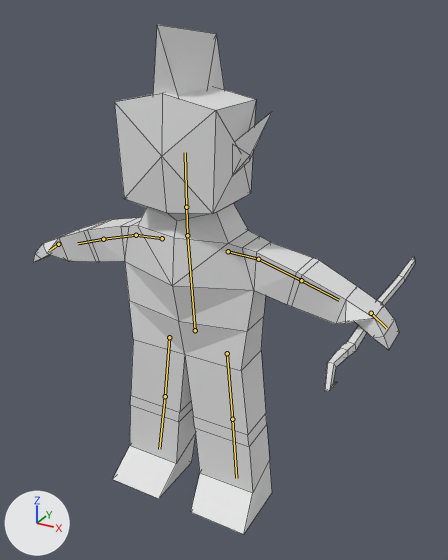
Renders of the Blender file art/model/human_model_0.1.blend from each side of a commit.
One viewpoint serves both versions: a camera (50 mm lens) standing at (3.0, -4.74, 3.06) and looking at (0.14, 0.47, 0.46). Every picture has the same lights, and +X, +Y and +Z are marked at lower left. The bones that bend it are drawn over the model as lines. Mesh edges are drawn as thin lines.

In view in the first picture: 'ear.a', 'hair.a', 'human.mesh', 'staff.a'.
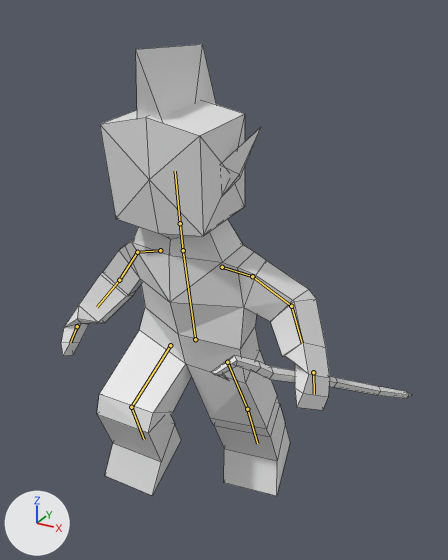
Commit message: walk animation

The newer file adds an action. The first version stands in its rest pose; the second is drawn at frame 5 of the action 'walk'.

Location of each change, [x1, y1, x2, y2] in pixels of the pictures (448 x 560 px):
```json
{"object": "human.mesh", "change": "posed", "before": [33, 86, 399, 534], "after": [61, 100, 330, 496], "on screen": "26% narrower, 12% shorter"}
{"object": "hair.a", "change": "posed", "before": [153, 25, 224, 96], "after": [136, 44, 216, 120]}
{"object": "staff.a", "change": "posed", "before": [325, 256, 415, 391], "after": [211, 355, 413, 399], "on screen": "123% wider, 67% shorter"}
{"object": "ear.a", "change": "posed", "before": [234, 112, 272, 174], "after": [224, 128, 261, 193]}
{"bone": "Center", "before": "(195, 330) to (187, 235)", "after": "(195, 339) to (183, 250)"}
{"bone": "shoulder.r", "before": "(162, 238) to (136, 235)", "after": "(160, 250) to (137, 252)"}
{"bone": "bicep.r", "before": "(136, 235) to (103, 239)", "after": "(137, 252) to (119, 280)"}
{"bone": "forearm.r", "before": "(103, 239) to (78, 243)", "after": "(119, 280) to (97, 307)"}
{"bone": "neck", "before": "(187, 235) to (186, 207)", "after": "(183, 250) to (180, 223)"}
{"bone": "head", "before": "(186, 207) to (185, 152)", "after": "(180, 223) to (175, 171)"}
{"bone": "thigh.r", "before": "(169, 337) to (165, 396)", "after": "(170, 345) to (131, 407)"}
{"bone": "leg.r", "before": "(165, 396) to (159, 449)", "after": "(131, 407) to (144, 439)"}
{"bone": "shoulder.l", "before": "(228, 251) to (258, 259)", "after": "(222, 267) to (252, 276)"}
{"bone": "bicep.l", "before": "(258, 259) to (301, 280)", "after": "(252, 276) to (291, 306)"}
{"bone": "forearm.l", "before": "(301, 280) to (339, 300)", "after": "(291, 306) to (302, 343)"}
{"bone": "thigh.l", "before": "(227, 353) to (232, 419)", "after": "(227, 362) to (247, 409)"}
{"bone": "leg.l", "before": "(232, 419) to (236, 478)", "after": "(247, 409) to (257, 443)"}
```

Scene script edits in JSON lines:
```json
{"block": "bone_center", "where": "bone_center = bpy.data.objects['human.armature'].pose.bones['Center']"}
{"op": "set", "path": "bone_center.location", "old": "(0.0, 0.0, 0.0)", "new": "(0.0, -0.109, 0.011)"}
{"op": "set", "path": "bone_center.rotation_quaternion", "old": "(1.0, 0.0, 0.0, 0.0)", "new": "(0.999, 0.042, -0.003, -0.002)", "note": "degrees (0, 0, 0) -> degrees (5, 0, 0)"}
{"block": "bone_shoulder_r", "where": "bone_shoulder_r = bpy.data.objects['human.armature'].pose.bones['shoulder.r']  # child of 'Center'"}
{"op": "set", "path": "bone_shoulder_r.location", "old": "(0.0, 0.0, 0.0)", "new": "(-0.003, -0.004, -0.035)"}
{"op": "set", "path": "bone_shoulder_r.rotation_quaternion", "old": "(1.0, 0.0, 0.0, 0.0)", "new": "(0.991, -0.031, -0.011, 0.117)", "note": "degrees (0, 0, 0) -> degrees (-4, -1, 13)"}
{"block": "bone_bicep_r", "where": "bone_bicep_r = bpy.data.objects['human.armature'].pose.bones['bicep.r']  # child of 'shoulder.r'"}
{"op": "set", "path": "bone_bicep_r.rotation_quaternion", "old": "(1.0, 0.0, 0.0, 0.0)", "new": "(0.972, 0.079, -0.04, 0.217)", "note": "degrees (0, 0, 0) -> degrees (8, -6, 25)"}
{"block": "bone_forearm_r", "where": "bone_forearm_r = bpy.data.objects['human.armature'].pose.bones['forearm.r']  # child of 'bicep.r'"}
{"op": "set", "path": "bone_forearm_r.rotation_quaternion", "old": "(1.0, 0.0, 0.0, 0.0)", "new": "(0.947, 0.318, 0.037, 0.001)", "note": "degrees (0, 0, 0) -> degrees (37, 4, 1)"}
{"block": "bone_neck", "where": "bone_neck = bpy.data.objects['human.armature'].pose.bones['neck']  # child of 'Center'"}
{"op": "set", "path": "bone_neck.rotation_quaternion", "old": "(1.0, 0.0, 0.0, 0.0)", "new": "(1.0, 0.023, -0.014, 0.003)", "note": "degrees (0, 0, 0) -> degrees (3, -2, 0)"}
{"block": "bone_head", "where": "bone_head = bpy.data.objects['human.armature'].pose.bones['head']  # child of 'neck'"}
{"op": "set", "path": "bone_head.rotation_quaternion", "old": "(1.0, 0.0, 0.0, 0.0)", "new": "(1.0, -0.015, 0.0, 0.0)", "note": "degrees (0, 0, 0) -> degrees (-2, 0, 0)"}
{"block": "bone_thigh_r", "where": "bone_thigh_r = bpy.data.objects['human.armature'].pose.bones['thigh.r']  # child of 'Center'"}
{"op": "set", "path": "bone_thigh_r.location", "old": "(0.0, 0.0, 0.0)", "new": "(0.0, 0.001, 0.001)"}
{"op": "set", "path": "bone_thigh_r.rotation_quaternion", "old": "(1.0, 0.0, 0.0, 0.0)", "new": "(0.87, 0.49, 0.052, 0.001)", "note": "degrees (0, 0, 0) -> degrees (59, 5, 3)"}
{"block": "bone_leg_r", "where": "bone_leg_r = bpy.data.objects['human.armature'].pose.bones['leg.r']  # child of 'thigh.r'"}
{"op": "set", "path": "bone_leg_r.rotation_quaternion", "old": "(1.0, 0.0, 0.0, 0.0)", "new": "(0.75, -0.656, -0.088, -0.004)", "note": "degrees (0, 0, 0) -> degrees (-83, -8, 6)"}
{"block": "bone_shoulder_l", "where": "bone_shoulder_l = bpy.data.objects['human.armature'].pose.bones['shoulder.l']  # child of 'Center'"}
{"op": "set", "path": "bone_shoulder_l.location", "old": "(0.0, 0.0, 0.0)", "new": "(-0.003, -0.004, 0.035)"}
{"op": "set", "path": "bone_shoulder_l.rotation_quaternion", "old": "(1.0, 0.0, 0.0, 0.0)", "new": "(0.998, 0.007, 0.003, -0.022)", "note": "degrees (0, 0, 0) -> degrees (1, 0, -3)"}
{"block": "bone_bicep_l", "where": "bone_bicep_l = bpy.data.objects['human.armature'].pose.bones['bicep.l']  # child of 'shoulder.l'"}
{"op": "set", "path": "bone_bicep_l.rotation_quaternion", "old": "(1.0, 0.0, 0.0, 0.0)", "new": "(0.986, -0.082, -0.036, -0.141)", "note": "degrees (0, 0, 0) -> degrees (-9, -5, -16)"}
{"block": "bone_forearm_l", "where": "bone_forearm_l = bpy.data.objects['human.armature'].pose.bones['forearm.l']  # child of 'bicep.l'"}
{"op": "set", "path": "bone_forearm_l.rotation_quaternion", "old": "(1.0, 0.0, 0.0, 0.0)", "new": "(0.912, 0.396, -0.029, -0.101)", "note": "degrees (0, 0, 0) -> degrees (47, 2, -12)"}
{"block": "bone_thigh_l", "where": "bone_thigh_l = bpy.data.objects['human.armature'].pose.bones['thigh.l']  # child of 'Center'"}
{"op": "set", "path": "bone_thigh_l.location", "old": "(0.0, 0.0, 0.0)", "new": "(0.0, -0.001, -0.001)"}
{"op": "set", "path": "bone_thigh_l.rotation_quaternion", "old": "(1.0, 0.0, 0.0, 0.0)", "new": "(0.988, -0.146, -0.048, 0.027)", "note": "degrees (0, 0, 0) -> degrees (-17, -5, 4)"}
{"block": "bone_leg_l", "where": "bone_leg_l = bpy.data.objects['human.armature'].pose.bones['leg.l']  # child of 'thigh.l'"}
{"op": "set", "path": "bone_leg_l.rotation_quaternion", "old": "(1.0, 0.0, 0.0, 0.0)", "new": "(0.996, -0.057, -0.017, -0.063)", "note": "degrees (0, 0, 0) -> degrees (-6, -2, -7)"}
```
